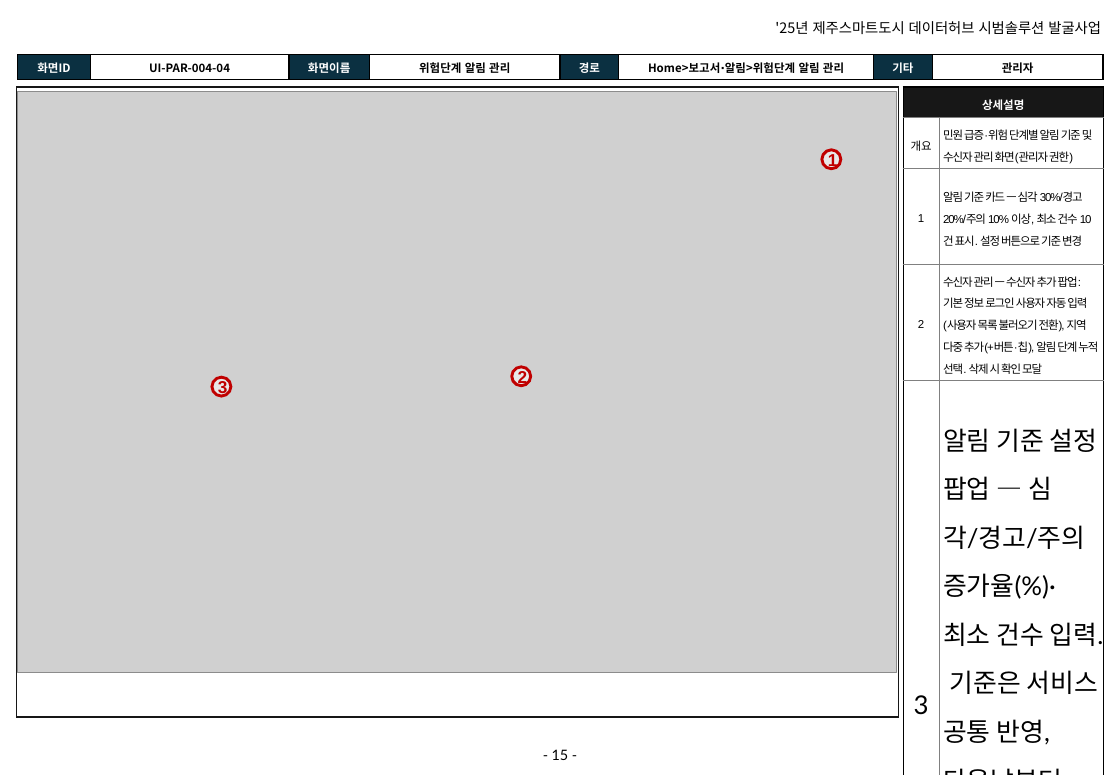
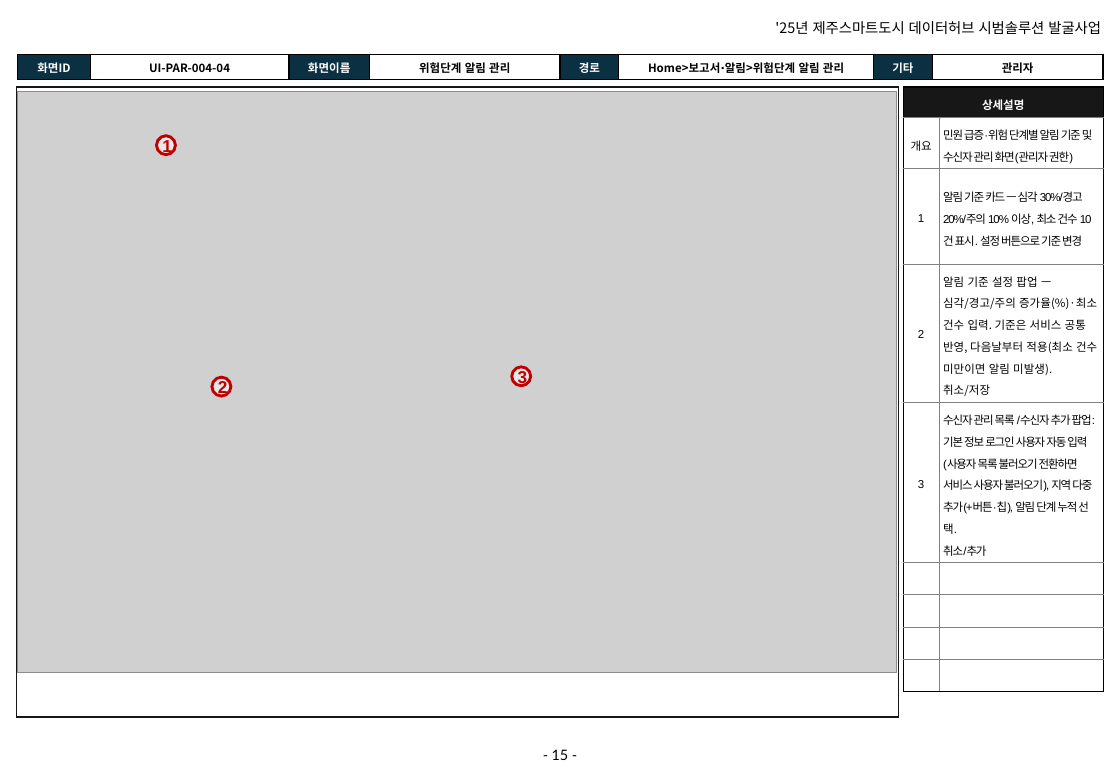
Before and after one commit to innopamSolution/jeju-datahub, a slide deck: slide 15 of Audit/JJ_PD_IP_D04_화면설계서_v1.5_이노팸.pptx. Drawn at 1120x775 pixels with LibreOffice and Linux fonts; fonts in the diff are those of the drawing; grey boxes stand for pictures; background and template pictures are left out. Boxes give left, top, right and bottom in pixels: in the first picture for what was removed or moved away, otherwise in the second. Text is boxed around its words. In the diff, an @@ line names an element or a change of style, - is before the commit and + after.

```diff
--- a/Audit/JJ_PD_IP_D04_화면설계서_v1.5_이노팸.pptx
+++ b/Audit/JJ_PD_IP_D04_화면설계서_v1.5_이노팸.pptx
@@ table at (904, 87, 1104, 587) @@
-row 4, column 2: 수신자 관리 — 수신자 추가 팝업: 기본 정보 로그인 사용자 자동 입력(사용자 목록 불러오기 전환), 지역 다중 추가(+버튼·칩), 알림 단계 누적 선택. 삭제 시 확인 모달
+row 4, column 2: 알림 기준 설정 팝업 — 심각/경고/주의 증가율(%)·최소 건수 입력. 기준은 서비스 공통 반영, 다음날부터 적용(최소 건수 미만이면 알림 미발생). 취소/저장
-row 5, column 2: 알림 기준 설정 팝업 — 심각/경고/주의 증가율(%)·최소 건수 입력. 기준은 서비스 공통 반영, 다음날부터 적용(최소 건수 미만이면 알림 미발생). 취소/저장
+row 5, column 2: 수신자 관리 목록 /수신자 추가 팝업: 기본 정보 로그인 사용자 자동 입력(사용자 목록 불러오기 전환하면 서비스 사용자 불러오기), 지역 다중 추가(+버튼·칩), 알림 단계 누적 선택. / 취소/추가
-row 10:  | 
@@ ellipse "1": place and size @@
-ellipse "1" at (822, 150, 841, 169)
+ellipse "1" at (156, 135, 175, 154)
@@ text in ellipse at (218, 379, 228, 397): text changed @@
-3
+2
@@ text in ellipse at (518, 369, 528, 387): text changed @@
-2
+3
```
Also in this commit, not shown: 4 other slides changed, 29 other files.
